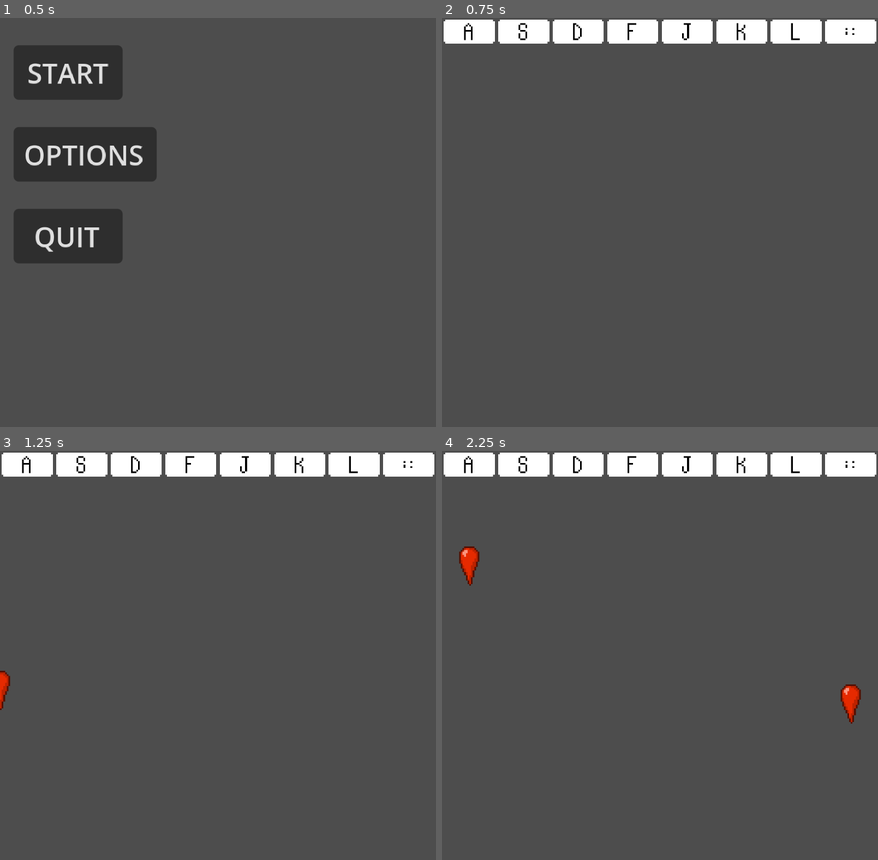
Above: before the commit, frames 1-4 (two rows, left to right).
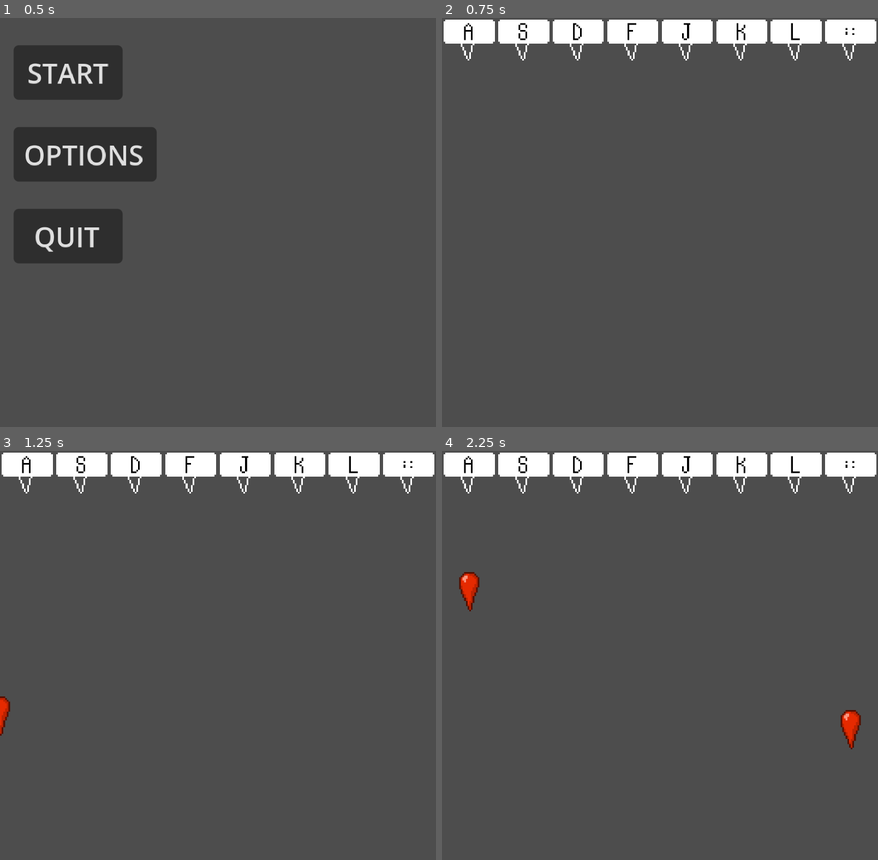
Above: after the commit, the same moments.

Repository: Ada-Rhodes/Bring-Her-Back
Game: Godot game, scene res://main_menu.tscn
The game is run twice, just before and just after one commit, with the same random seed, the same clock (stepped at 60 frames per second) and the same inputs.
Inputs:
- Up to frame 1 (0.5 s): no input
- Up to frame 2 (0.75 s): click "START" at 0.5 s
- Up to frame 3 (1.25 s): no input
- Up to frame 4 (2.25 s): tap A (Key A) at 1.35 s; tap , (Key Colon) at 1.55, 2.1 s

Frame 1 is identical in both runs. In frame 2, 0.3% of the frame differs, in the area x 4-95%, y 1-11%; in frame 3, 0.5%; in frame 4, 1.4%, in the area x 3-97%, y 1-73%.

Commit message:
Blood outline added

Diff:
--- a/Bring-Her-Back/Game.tscn
+++ b/Bring-Her-Back/Game.tscn
@@ -10,6 +10,7 @@
 [ext_resource type="AudioStream" uid="uid://cdef018wev6qv" path="res://Assets/Sounds/wa6.mp3" id="5_bisgb"]
 [ext_resource type="Texture2D" uid="uid://86yh8416lbsq" path="res://Assets/Keys/j-key.png" id="5_gwjdr"]
 [ext_resource type="Texture2D" uid="uid://nvb2n6gyrmg6" path="res://Assets/Keys/k-key.png" id="6_lvtmh"]
+[ext_resource type="Texture2D" uid="uid://cnbtqxhnor7u5" path="res://Assets/Sprites/blood drop outline.png" id="6_y5ctq"]
 [ext_resource type="Script" uid="uid://cutnj5denvq3r" path="res://key_s.gd" id="7_lvtmh"]
 [ext_resource type="Texture2D" uid="uid://cgywnhrfbgk0w" path="res://Assets/Keys/L-key.png" id="7_yyih5"]
 [ext_resource type="Texture2D" uid="uid://jvjmv3hh50th" path="res://Assets/Keys/colon-key.png" id="8_qjyg3"]
@@ -50,6 +51,10 @@
 [node name="AudioStreamPlayer" type="AudioStreamPlayer" parent="Buttons/Key A" unique_id=1697709971]
 stream = ExtResource("5_bisgb")
 
+[node name="BloodDropOutline" type="Sprite2D" parent="Buttons/Key A" unique_id=1511278136]
+position = Vector2(-1, 6)
+texture = ExtResource("6_y5ctq")
+
 [node name="Key S" type="Sprite2D" parent="Buttons" unique_id=612567100]
 position = Vector2(48, 8)
 texture = ExtResource("2_2vekm")
@@ -63,6 +68,10 @@
 
 [node name="AudioStreamPlayer" type="AudioStreamPlayer" parent="Buttons/Key S" unique_id=1698509832]
 stream = ExtResource("8_y5ctq")
+
+[node name="BloodDropOutline" type="Sprite2D" parent="Buttons/Key S" unique_id=984921522]
+position = Vector2(-1, 6)
+texture = ExtResource("6_y5ctq")
 
 [node name="Key D" type="Sprite2D" parent="Buttons" unique_id=732655924]
 position = Vector2(80, 8)
@@ -78,6 +87,10 @@
 [node name="AudioStreamPlayer" type="AudioStreamPlayer" parent="Buttons/Key D" unique_id=1276724256]
 stream = ExtResource("11_w7ht3")
 
+[node name="BloodDropOutline" type="Sprite2D" parent="Buttons/Key D" unique_id=1326991833]
+position = Vector2(-1, 6)
+texture = ExtResource("6_y5ctq")
+
 [node name="Key F" type="Sprite2D" parent="Buttons" unique_id=590894051]
 position = Vector2(112, 8)
 texture = ExtResource("4_yhmtn")
@@ -91,6 +104,10 @@
 
 [node name="AudioStreamPlayer" type="AudioStreamPlayer" parent="Buttons/Key F" unique_id=1857367584]
 stream = ExtResource("14_8ktx7")
+
+[node name="BloodDropOutline" type="Sprite2D" parent="Buttons/Key F" unique_id=256113125]
+position = Vector2(-1, 6)
+texture = ExtResource("6_y5ctq")
 
 [node name="Key J" type="Sprite2D" parent="Buttons" unique_id=188705831]
 position = Vector2(144, 8)
@@ -106,6 +123,10 @@
 [node name="AudioStreamPlayer" type="AudioStreamPlayer" parent="Buttons/Key J" unique_id=2039098588]
 stream = ExtResource("17_hwsgv")
 
+[node name="BloodDropOutline" type="Sprite2D" parent="Buttons/Key J" unique_id=314510840]
+position = Vector2(-1, 6)
+texture = ExtResource("6_y5ctq")
+
 [node name="Key K" type="Sprite2D" parent="Buttons" unique_id=879407633]
 position = Vector2(176, 8)
 texture = ExtResource("6_lvtmh")
@@ -119,6 +140,10 @@
 
 [node name="AudioStreamPlayer" type="AudioStreamPlayer" parent="Buttons/Key K" unique_id=42666671]
 stream = ExtResource("20_gebyw")
+
+[node name="BloodDropOutline" type="Sprite2D" parent="Buttons/Key K" unique_id=72306881]
+position = Vector2(-1, 6)
+texture = ExtResource("6_y5ctq")
 
 [node name="Key L" type="Sprite2D" parent="Buttons" unique_id=784377286]
 position = Vector2(208, 8)
@@ -134,6 +159,10 @@
 [node name="AudioStreamPlayer" type="AudioStreamPlayer" parent="Buttons/Key L" unique_id=370845968]
 stream = ExtResource("23_4my3f")
 
+[node name="BloodDropOutline" type="Sprite2D" parent="Buttons/Key L" unique_id=2103445932]
+position = Vector2(-1, 6)
+texture = ExtResource("6_y5ctq")
+
 [node name="Key Colon" type="Sprite2D" parent="Buttons" unique_id=265064061]
 position = Vector2(240, 8)
 texture = ExtResource("8_qjyg3")
@@ -147,3 +176,7 @@
 
 [node name="AudioStreamPlayer" type="AudioStreamPlayer" parent="Buttons/Key Colon" unique_id=414516283]
 stream = ExtResource("26_aeq37")
+
+[node name="BloodDropOutline" type="Sprite2D" parent="Buttons/Key Colon" unique_id=751336263]
+position = Vector2(-1, 6)
+texture = ExtResource("6_y5ctq")
--- a/Bring-Her-Back/prefabs/blood_drop.gd
+++ b/Bring-Her-Back/prefabs/blood_drop.gd
@@ -17,7 +17,7 @@
 # Called every frame. 'delta' is the elapsed time since the previous frame.
 func _process(delta: float) -> void:
 	local_pos = get_node("BloodDrop").position.y
-	if local_pos < 0:
+	if local_pos < -10:
 		var elapsed_time = Time.get_ticks_msec() - start_time
-		print("Time elapsed: ", elapsed_time, " ms")
+		#print("Time elapsed: ", elapsed_time, " ms")
 		queue_free()
--- a/Bring-Her-Back/prefabs/blood_drop.tscn
+++ b/Bring-Her-Back/prefabs/blood_drop.tscn
@@ -33,7 +33,7 @@
 script = ExtResource("1_odwrp")
 
 [node name="BloodDrop" type="RigidBody2D" parent="." unique_id=1743695993]
-position = Vector2(0, 260)
+position = Vector2(0, 275)
 gravity_scale = -0.57
 
 [node name="CollisionShape2D" type="CollisionShape2D" parent="BloodDrop" unique_id=713581182]
Binary file added: Bring-Her-Back/Assets/Sprites/blood drop outline.png
Not shown, added: Bring-Her-Back/Assets/Sprites/blood drop outline.png.import
